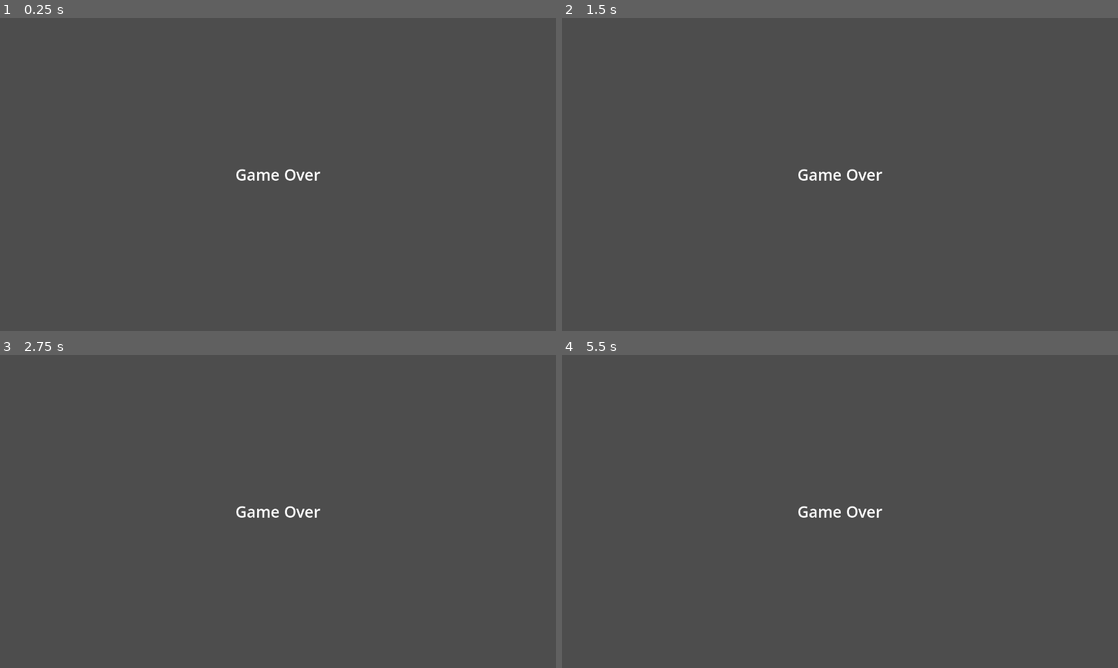
Above: before the commit, frames 1-4 (two rows, left to right).
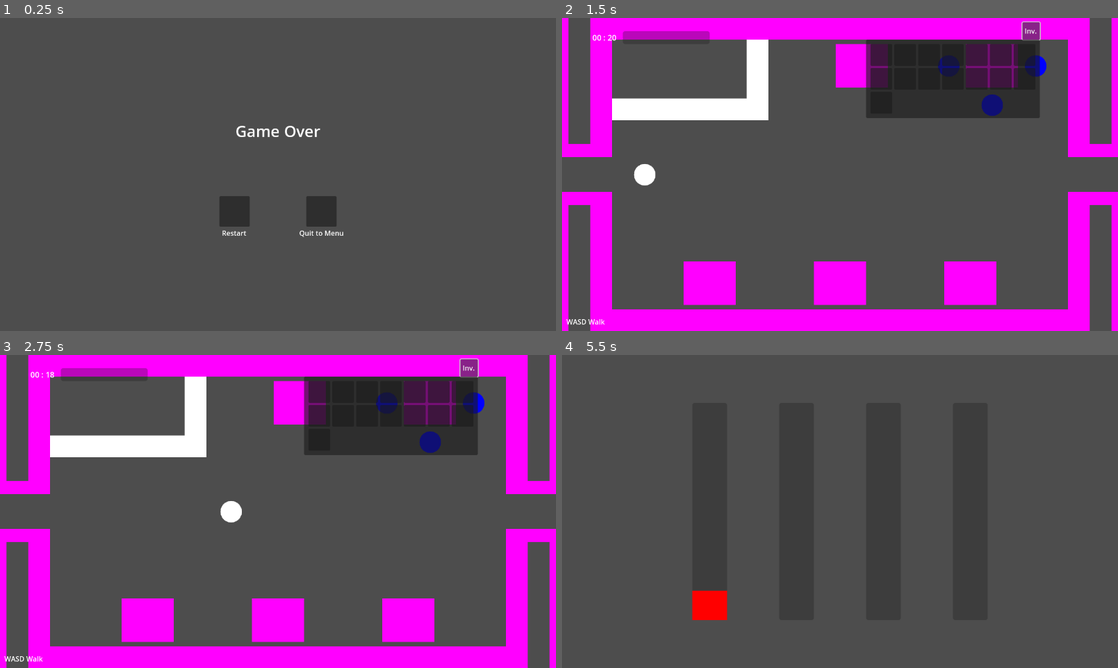
Above: after the commit, the same moments.

Repository: cty012/terror-on-the-tracks-demo
Game: Godot game, scene res://scenes/game_over.tscn
Two runs of this game, one before a commit and one after it. Both use one fixed random seed, a clock stepped at 60 frames per second and the inputs below. This scene is started directly instead of the project's main scene.
Inputs (mouse positions are in pixels of both pictures, inside the frame that each line leads up to):
- Up to frame 1 (0.25 s): no input
- Up to frame 2 (1.5 s): click (795, 212) at 0.52 s; click (1029, 30) at 1.25 s, where only the run after the commit has a clickable "Inv."
- Up to frame 3 (2.75 s): tap Enter at 2 s; hold D from 2.03 s (still down); tap F at 2.1 s; tap Space at 2.27 s
- Up to frame 4 (5.5 s): release D at 2.78 s; hold S 2.78-3.53 s; tap N at 2.85 s; tap Space at 3.02, 3.5, 4.52, 5, 5.27 s; hold D 3.53-4.28 s; tap M at 3.6 s; tap Enter at 4.25 s; hold W 4.28-5.03 s; tap E at 4.35 s; hold A from 5.03 s (still down); tap 1 at 5.1 s

The runs differ from the first frame. In frame 1, 1.6% of the frame differs, in the area x 39-62%, y 34-70%; in frame 2, 37%, in the area x 0-100%, y 0-100%; in frame 3, 37%; in frame 4, 0.8%.
Error in both runs: Invalid access to property or key 'msg' on a base object of type 'Nil'. (res://scripts/controllers/temp/label.gd:7)

Commit message:
Game over scene

Diff:
--- a/scenes/game_over.tscn
+++ b/scenes/game_over.tscn
@@ -1,18 +1,76 @@
-[gd_scene load_steps=3 format=3 uid="uid://nt68kuna1fnd"]
+[gd_scene load_steps=4 format=3 uid="uid://nt68kuna1fnd"]
 
 [ext_resource type="Script" path="res://scripts/scenes/game_over_scene.gd" id="1_nu81w"]
 [ext_resource type="Script" path="res://scripts/controllers/temp/label.gd" id="2_mqb8c"]
+
+[sub_resource type="CanvasItemMaterial" id="CanvasItemMaterial_g0uj0"]
 
 [node name="game_over_scene" type="Node2D"]
 script = ExtResource("1_nu81w")
 
 [node name="Label" type="Label" parent="."]
 offset_left = 440.0
-offset_top = 310.0
+offset_top = 210.0
 offset_right = 840.0
-offset_bottom = 410.0
+offset_bottom = 310.0
 theme_override_font_sizes/font_size = 36
 text = "Game Over"
 horizontal_alignment = 1
 vertical_alignment = 1
 script = ExtResource("2_mqb8c")
+
+[node name="restart" type="Control" parent="."]
+layout_mode = 3
+anchors_preset = 0
+offset_left = 490.0
+offset_top = 410.0
+offset_right = 590.0
+offset_bottom = 510.0
+
+[node name="button" type="Button" parent="restart"]
+material = SubResource("CanvasItemMaterial_g0uj0")
+layout_mode = 0
+offset_left = 15.0
+offset_right = 85.0
+offset_bottom = 70.0
+
+[node name="label" type="Label" parent="restart"]
+layout_mode = 1
+anchors_preset = 12
+anchor_top = 1.0
+anchor_right = 1.0
+anchor_bottom = 1.0
+offset_top = -30.0
+grow_horizontal = 2
+grow_vertical = 0
+text = "Restart"
+horizontal_alignment = 1
+vertical_alignment = 1
+
+[node name="quit" type="Control" parent="."]
+layout_mode = 3
+anchors_preset = 0
+offset_left = 690.0
+offset_top = 410.0
+offset_right = 790.0
+offset_bottom = 510.0
+
+[node name="button" type="Button" parent="quit"]
+material = SubResource("CanvasItemMaterial_g0uj0")
+layout_mode = 0
+offset_left = 15.0
+offset_right = 85.0
+offset_bottom = 70.0
+
+[node name="label" type="Label" parent="quit"]
+layout_mode = 1
+anchors_preset = 12
+anchor_top = 1.0
+anchor_right = 1.0
+anchor_bottom = 1.0
+offset_top = -30.0
+grow_horizontal = 2
+grow_vertical = 0
+text = "Quit to Menu"
+horizontal_alignment = 1
+vertical_alignment = 1
--- a/scripts/scenes/game_over_scene.gd
+++ b/scripts/scenes/game_over_scene.gd
@@ -2,8 +2,33 @@
 class_name GameOverScene
 
 
+"""
+Format of `data`:
+{
+    "win" (bool): win or lose,
+    "msg" (string): message to display,
+}
+"""
+
 var data
+var restart_btn: Button
+var quit_btn: Button
 
 
 func init(_data):
     data = _data
+
+
+func _on_restart():
+    get_tree().change_scene_to_file("res://scenes/game.tscn")
+
+
+func _on_quit():
+    get_tree().quit()
+
+
+func _ready():
+    restart_btn = $/root/game_over_scene/restart/button
+    quit_btn = $/root/game_over_scene/quit/button
+    restart_btn.pressed.connect(_on_restart)
+    quit_btn.pressed.connect(_on_quit)
--- a/scripts/systems/game_state_system.gd
+++ b/scripts/systems/game_state_system.gd
@@ -14,7 +14,6 @@
         return
     game_state = 0 if data["win"] else 1
     var new_scene = game_over_scene.instantiate()
-    print("Initializing data...")
     new_scene.init(data)
     get_tree().root.add_child(new_scene)
     get_tree().current_scene.queue_free()
